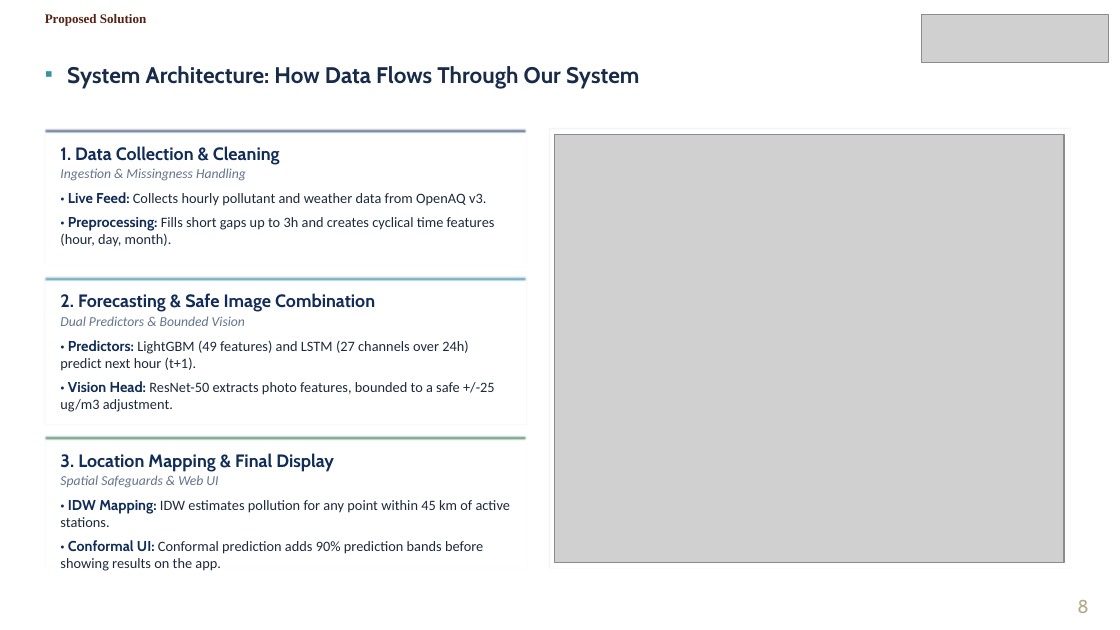
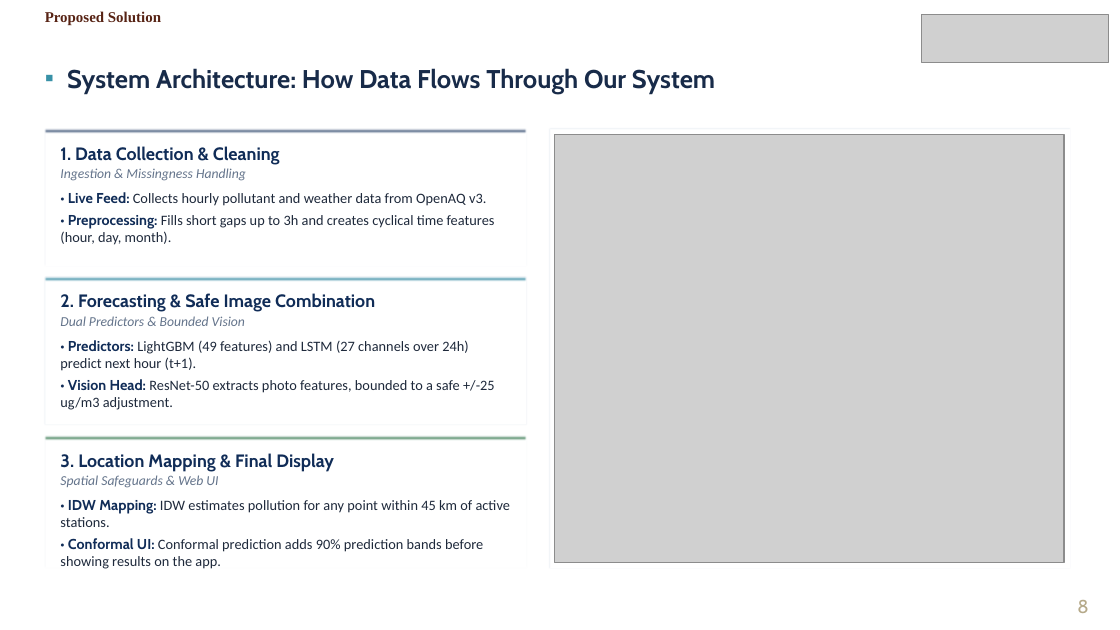
Before and after one commit to Rushyasree/Multimodal_airquality_prediction, a slide deck: slide 8 of docs/VayuDrishti_Final_Review_Simple_Language.pptx. Drawn at 1120x630 pixels with LibreOffice and Linux fonts; fonts in the diff are those of the drawing; grey boxes stand for pictures; background and template pictures are left out. Boxes give left, top, right and bottom in pixels: in the first picture for what was removed or moved away, otherwise in the second. Text is boxed around its words. In the diff, an @@ line names an element or a change of style, - is before the commit and + after.

```diff
--- a/docs/VayuDrishti_Final_Review_Simple_Language.pptx
+++ b/docs/VayuDrishti_Final_Review_Simple_Language.pptx
@@ text "Proposed Solution" at bbox=[45, 11, 161, 26]: size 8.4 to 9.6 pt @@
@@ text "System Architecture: How Data Flows ..." at bbox=[67, 68, 715, 94]: size 14.5 to 16.5 pt @@
@@ text in rectangle at bbox=[60, 192, 495, 245]: less space between paragraphs @@
@@ text in rectangle at bbox=[60, 340, 495, 410]: less space between paragraphs @@
@@ text in rectangle at bbox=[60, 500, 510, 569]: less space between paragraphs @@
```
Also in this commit, not shown: 14 other slides changed, 12 other files.
